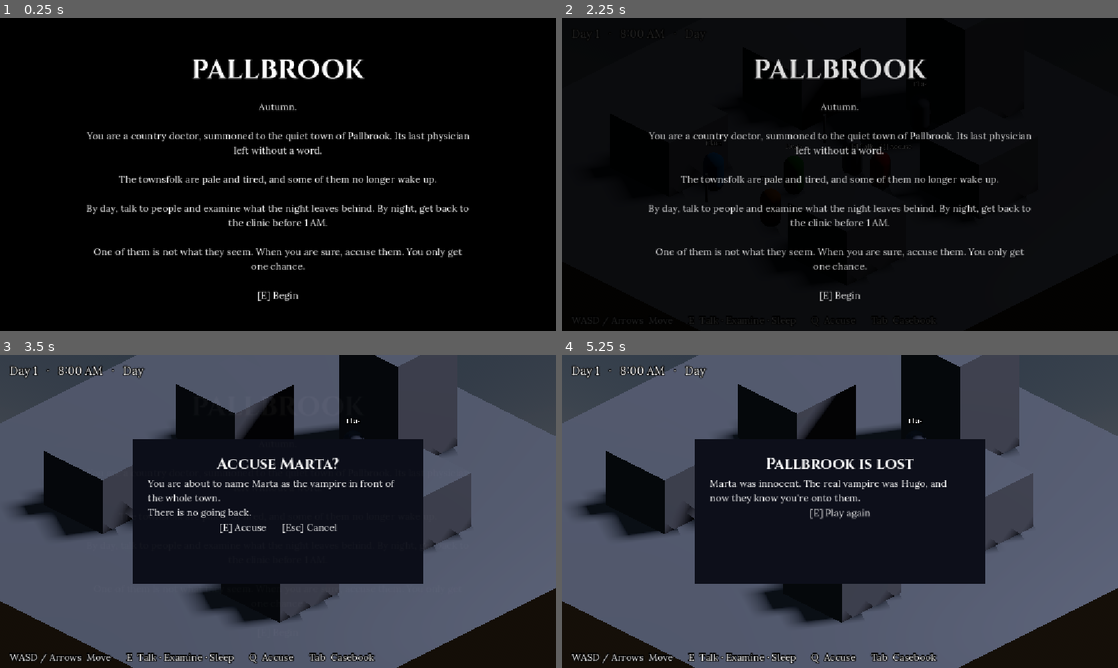
Above: before the commit, frames 1-4 (two rows, left to right).
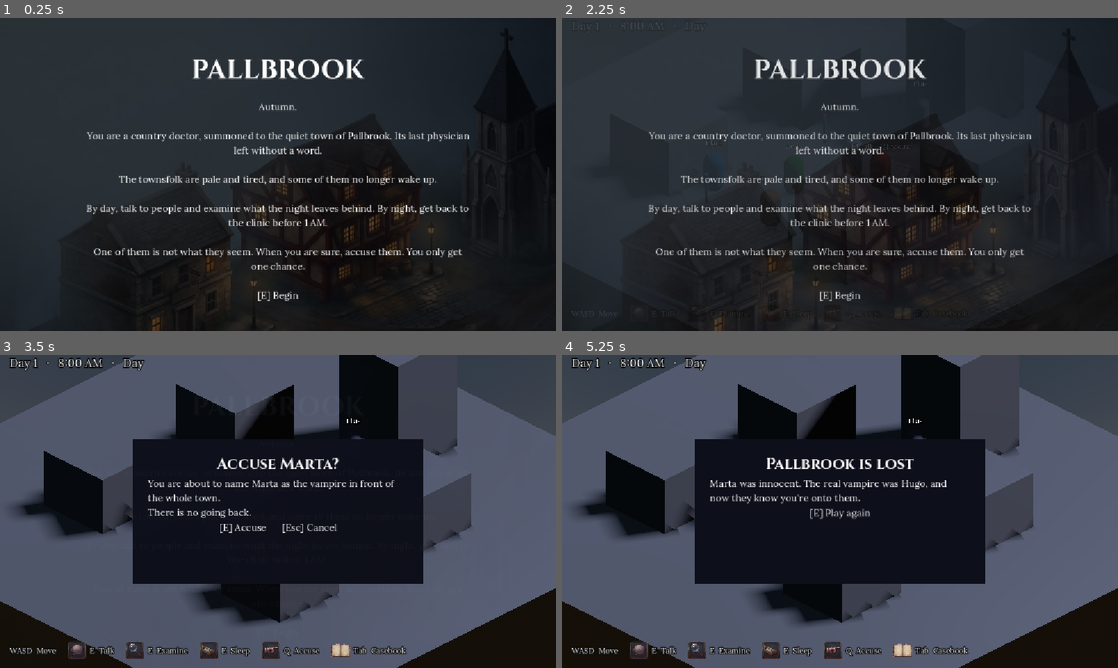
Above: after the commit, the same moments.

Repository: SauloAC/Pallbrook
Game: Godot game, scene res://scenes/mundo/Cidade.tscn
Same seed, same stepped clock (60 frames per second), same inputs: the game is played once before the commit and once after it. The project has no main scene, so this scene is started directly.
Inputs:
- Up to frame 1 (0.25 s): no input
- Up to frame 2 (2.25 s): tap Enter at 0.5, 2 s; hold D (move_right) 0.53-1.28 s; hold Q (accuse) 0.53-1.28 s; tap Space at 1.25 s; hold S (move_down) 1.28-2.03 s; tap Q (accuse) at 1.35 s; hold D (move_right) from 2.03 s (still down); hold E (interact) from 2.03 s (still down)
- Up to frame 3 (3.5 s): tap Q (accuse) at 2.3, 3.05 s; release D (move_right) at 2.78 s; release E (interact) at 2.78 s; hold W (move_up) from 2.78 s (still down); tap Tab (notebook) at 2.85 s
- Up to frame 4 (5.25 s): release W (move_up) at 3.53 s; hold Q (accuse) 3.53-4.28 s; hold A (move_left) 3.53-5.03 s; tap Space at 4.25 s; tap Q (accuse) at 4.35 s; tap Enter at 5 s; hold S (move_down) from 5.03 s (still down); hold E (interact) from 5.03 s (still down)

The runs differ from the first frame. In frame 1, 73% of the frame differs, in the area x 0-100%, y 0-100%; in frame 2, 65%; in frame 3, 2.9%; in frame 4, 2.9%.

Commit message:
Intro background art; visual identity v0 complete

Diff:
--- a/scenes/mundo/Cidade.tscn
+++ b/scenes/mundo/Cidade.tscn
@@ -24,6 +24,7 @@
 [ext_resource type="Script" uid="uid://c4cvy1j1dmabp" path="res://scripts/ui/HUD.gd" id="20_4bwyx"]
 [ext_resource type="Script" uid="uid://dwh5365ql3ql7" path="res://scripts/ui/Intro.gd" id="21_n6eqd"]
 [ext_resource type="Texture2D" uid="uid://b8i8km80wk7yj" path="res://assets/ui/casebook.png" id="21_ud5yp"]
+[ext_resource type="Texture2D" uid="uid://7slrtqirxau8" path="res://assets/art/title_village.png" id="25_ya4kv"]
 
 [sub_resource type="ProceduralSkyMaterial" id="ProceduralSkyMaterial_tslrp"]
 sky_horizon_color = Color(0.66224277, 0.6717428, 0.6867428, 1)
@@ -510,29 +511,29 @@
 
 [node name="Clock" type="Label" parent="UI/HUD" unique_id=1892469658]
 offset_left = 20.0
-offset_top = 16.0
-offset_right = 60.0
-offset_bottom = 50.0
+offset_right = 21.0
+offset_bottom = 32.0
 theme_override_colors/font_outline_color = Color(0, 0, 0, 1)
 theme_override_constants/outline_size = 8
 theme_override_font_sizes/font_size = 24
 
-[node name="Controls" type="Label" parent="UI/HUD" unique_id=276618793]
+[node name="Controls" type="HBoxContainer" parent="UI/HUD" unique_id=1579112318]
 offset_left = 20.0
-offset_top = 612.0
-offset_right = 60.0
-offset_bottom = 635.0
-theme_override_colors/font_outline_color = Color(0, 0, 0, 1)
-theme_override_constants/outline_size = 8
+offset_top = 592.0
+offset_right = 21.0
+offset_bottom = 619.0
+theme_override_constants/separation = 24
 
 [node name="Intro" type="CanvasLayer" parent="UI" unique_id=209549530]
 layer = 10
 script = ExtResource("21_n6eqd")
 
-[node name="Background" type="ColorRect" parent="UI/Intro" unique_id=771798768]
+[node name="Background" type="TextureRect" parent="UI/Intro" unique_id=1004773922]
+self_modulate = Color(0.33333334, 0.33333334, 0.33333334, 1)
 offset_right = 1152.0
 offset_bottom = 648.0
-color = Color(0, 0, 0, 1)
+texture = ExtResource("25_ya4kv")
+stretch_mode = 6
 
 [node name="Title" type="Label" parent="UI/Intro/Background" unique_id=749746822]
 layout_mode = 0
--- a/scripts/ui/HUD.gd
+++ b/scripts/ui/HUD.gd
@@ -1,11 +1,22 @@
 extends CanvasLayer
 
 @onready var clock: Label = $Clock
-@onready var controls: Label = $Controls
+@onready var controls: HBoxContainer = $Controls
+
+const ICON_TALK := preload("res://assets/ui/icon_talk.png")
+const ICON_EXAMINE := preload("res://assets/ui/icon_examine.png")
+const ICON_SLEEP := preload("res://assets/ui/icon_sleep.png")
+const ICON_ACCUSE := preload("res://assets/ui/icon_accuse.png")
+const ICON_BOOK := preload("res://assets/ui/casebook.png")
 
 
 func _ready() -> void:
-	controls.text = "WASD / Arrows  Move      E  Talk · Examine · Sleep      Q  Accuse      Tab  Casebook"
+	_add_hint(null, "WASD", "Move")
+	_add_hint(ICON_TALK, "E", "Talk")
+	_add_hint(ICON_EXAMINE, "E", "Examine")
+	_add_hint(ICON_SLEEP, "E", "Sleep")
+	_add_hint(ICON_ACCUSE, "Q", "Accuse")
+	_add_hint(ICON_BOOK, "Tab", "Casebook")
 
 
 func _process(_delta: float) -> void:
@@ -13,3 +24,27 @@
 	clock.text = "Day %d   ·   %s   ·   %s" % [GameState.day, GameState.format_time(GameState.hour), phase]
 	clock.modulate = Color(1.0, 0.45, 0.45) if GameState.exhaustion > 0.0 else Color.WHITE
 	controls.visible = not GameState.in_dialogue
+
+
+# One control hint: [icon] KEY Action
+func _add_hint(icon: Texture2D, key: String, action: String) -> void:
+	var box := HBoxContainer.new()
+	box.add_theme_constant_override("separation", 6)
+
+	if icon:
+		var pic := TextureRect.new()
+		pic.texture = icon
+		pic.custom_minimum_size = Vector2(40, 40)
+		pic.expand_mode = TextureRect.EXPAND_IGNORE_SIZE
+		pic.stretch_mode = TextureRect.STRETCH_KEEP_ASPECT_CENTERED
+		box.add_child(pic)
+
+	var label := Label.new()
+	label.text = "%s  %s" % [key, action]
+	label.add_theme_color_override("font_outline_color", Color.BLACK)
+	label.add_theme_constant_override("outline_size", 8)
+	label.add_theme_font_size_override("font_size", 16)
+	label.vertical_alignment = VERTICAL_ALIGNMENT_CENTER
+	box.add_child(label)
+
+	controls.add_child(box)
